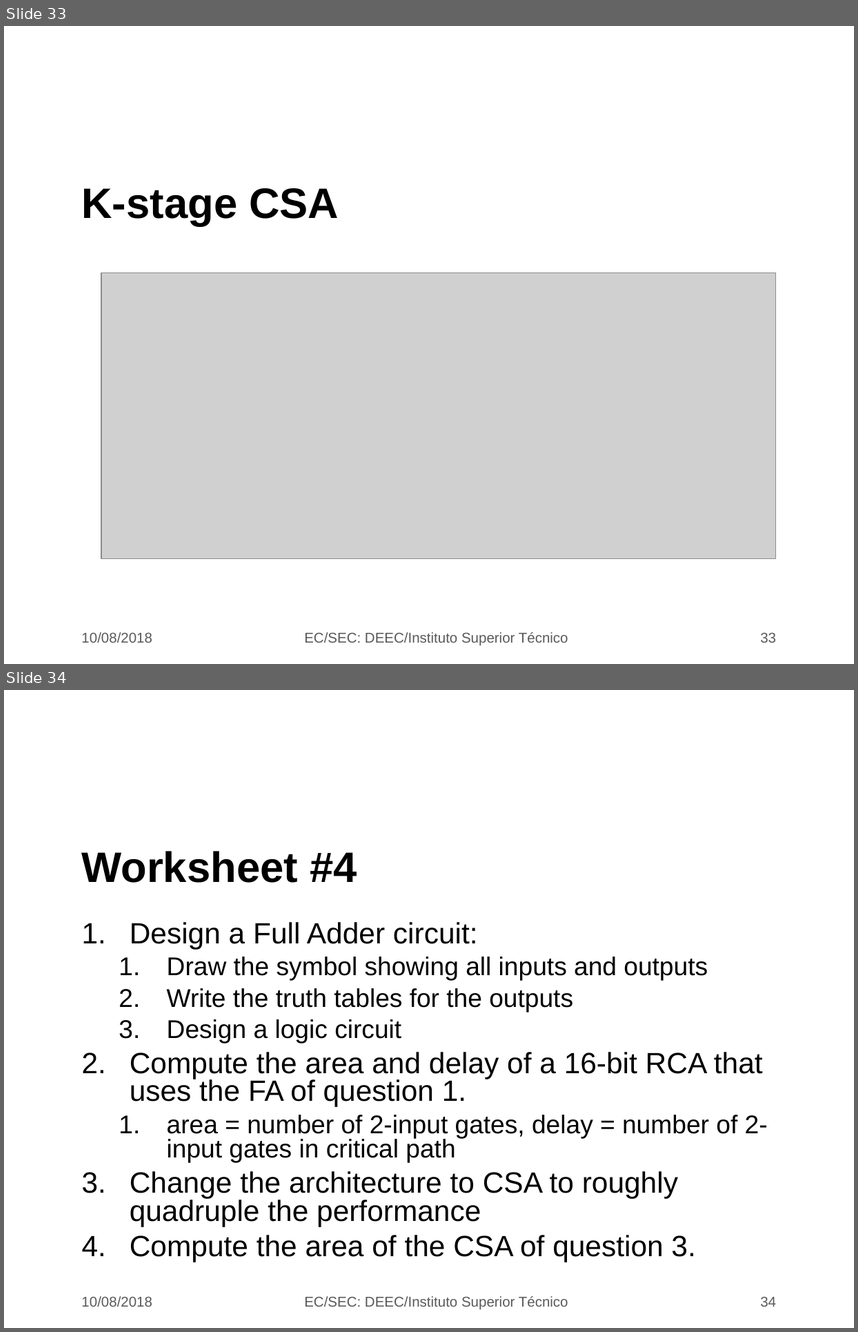
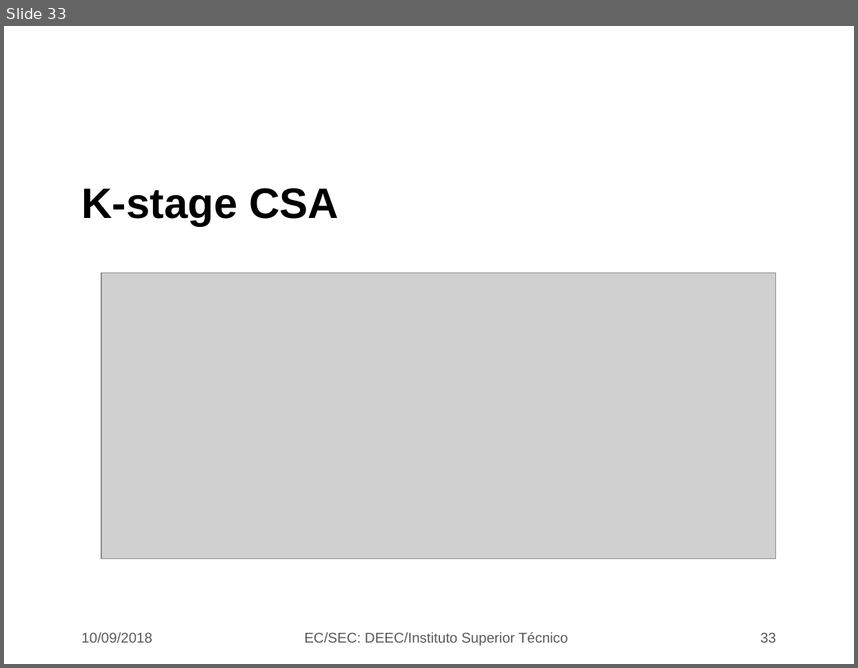
Before and after one commit to jjts/ist-sec, a slide deck: lectures/l7_adders/l7.odp. Shown one above the other, each under a label of ours: slides 33 and 34 before the commit, slide 33 after it. The pictures are 858x1332 and 858x668 pixels, drawn with LibreOffice and Linux fonts; fonts in the diff are those of the drawing; grey boxes stand for pictures; background and template pictures are left out. Boxes give left, top, right and bottom in pixels: in the first picture for what was removed or moved away, otherwise in the second. Text is boxed around its words. In the diff, an @@ line names an element or a change of style, - is before the commit and + after.

```diff
--- a/lectures/l7_adders/l7.odp
+++ b/lectures/l7_adders/l7.odp
@@ slide 34 removed at box(4, 690, 854, 1328), background picture (left out) @@
@@ title removed at box(81, 851, 357, 883) @@
-Worksheet #4
@@ text removed at box(130, 922, 768, 1261) @@
-1. Design a Full Adder circuit:
-  1. Draw the symbol showing all inputs and outputs
-  2. Write the truth tables for the outputs
-  3. Design a logic circuit
-2. Compute the area and delay of a 16-bit RCA that uses the FA of question 1.
-  1. area = number of 2-input gates, delay = number of 2-input gates in critical path
-3. Change the architecture to CSA to roughly quadruple the performance
-4. Compute the area of the CSA of question 3.
@@ text removed at box(81, 1296, 152, 1306) @@
-10/08/2018
@@ text removed at box(304, 1296, 568, 1310) @@
-EC/SEC: DEEC/Instituto Superior Técnico
@@ page number removed at box(760, 1296, 776, 1306) @@
-34
@@ slide 33 changed as well @@
@@ text at box(81, 632, 152, 642): text changed @@
-10/08/2018
+10/09/2018
```
Also in this commit, not shown: 32 other slides changed, 3 other files.
